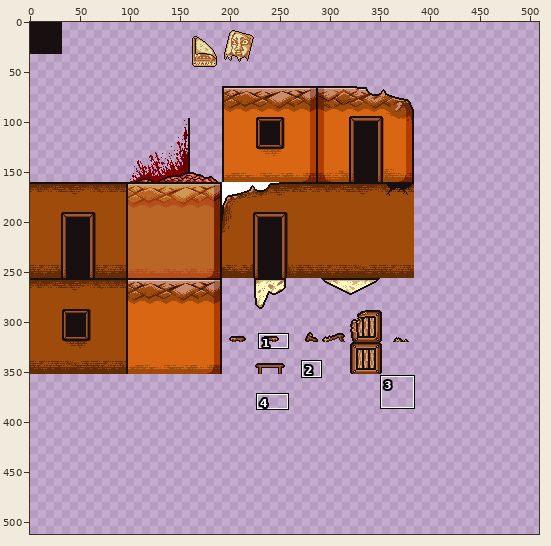
Sprite sheet -- Graphics/Tilesets/Waste Huts.png. The first picture is a wide view before the edit; the outline marks the close-up.
Close-up. Before:
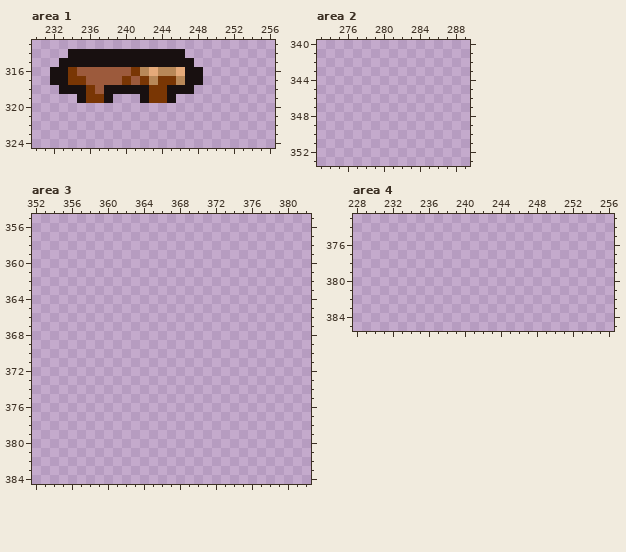
The file is 512x512 pixels. Colours within 5 levels of each other are drawn and written as one. Shown: area 1: x 230..256, y 313..324; area 2: x 273..289, y 340..353; area 3: x 352..382, y 355..384; area 4: x 228..256, y 373..385. The wide view leaves out empty margins. The commit also changed other parts of the picture, which this record leaves out.
And afterwards:
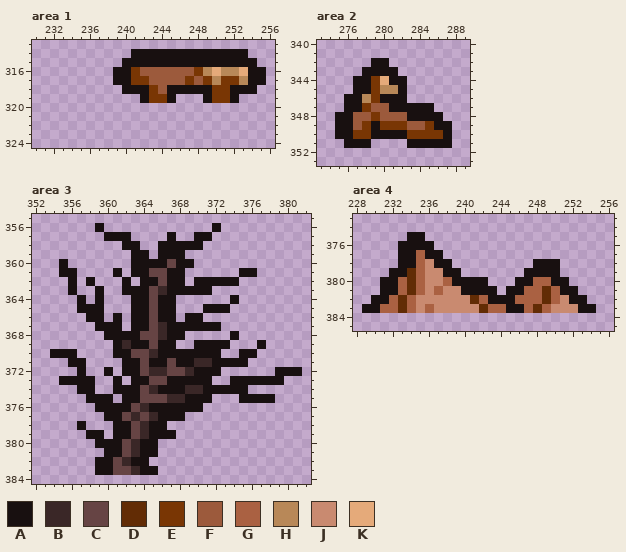
Palette (. is transparent): A #181010  B #3a2727  C #664444  D #622c05  E #793604  F #9c5a3c  G #aa6142  H #b88858  J #c98a70  K #e5aa7a
The exact change:
Area 1:
y 314: x 234..240 AAAAAAA -> .......; x 247..253 ....... -> AAAAAAA
y 315: x 233..239 AAAAAAA -> .......; x 248..254 ....... -> AAAAAAA
y 316: x 232..240 AAEFFFFFF -> .......AA; x 242..255 HKHHKAA....... -> FFFFFFEHKHHKAA
y 317: x 232..241 AAEEFFFFEF -> .......AAE; x 243..255 HEEHAA....... -> FFFFEFEHEEHAA
y 318: x 233..239 AAAEFAA -> .......; x 244 E -> F; x 248..254 ....... -> AAEEAAA
y 319: x 235..238 AEEA -> ....; x 249..252 .... -> AEEA
Area 2:
y 342: x 279..280 .. -> AA
y 343: x 278..281 .... -> AAAA
y 344: x 277..282 ...... -> AAEKAA
y 345: x 277..282 ...... -> AAEHHA
y 346: x 276..282 ....... -> AAHEAAA
y 347: x 276..285 .......... -> AAEFFAAAAA
y 348: x 275..286 ............ -> AAFFEFFFAAAA
y 349: x 275..287 ............. -> AAFEAEEEFFEAA
y 350: x 275..287 ............. -> AAEEAAAAEEEEA
y 351: x 276..278 ... -> AAA; x 283..287 ..... -> AAAAA
Area 3:
y 356: x 359 . -> A; x 372 . -> A
y 357: x 360..362 ... -> AAA; x 367 . -> A; x 370..371 .. -> AA
y 358: x 362..363 .. -> AA; x 366..370 ..... -> AAAAA
y 359: x 363..364 .. -> AA; x 366..368 ... -> AAA
y 360: x 355 . -> A; x 363..369 ....... -> AAAACAA
y 361: x 355..356 .. -> AA; x 361 . -> A; x 363..368 ...... -> AACCAA; x 375..376 .. -> AA
y 362: x 356 . -> A; x 358 . -> A; x 362 . -> A; x 364..368 ..... -> AACAA; x 370..374 ..... -> AAAAA
y 363: x 356 . -> A; x 359 . -> A; x 362..371 .......... -> AAACBAAAAA
y 364: x 357 . -> A; x 359 . -> A; x 363..367 ..... -> AACAA; x 374 . -> A
y 365: x 357..359 ... -> AAA; x 363..367 ..... -> AACAA; x 371..373 ... -> AAA
y 366: x 358..359 .. -> AA; x 361 . -> A; x 363..367 ..... -> AACAA; x 369..370 .. -> AA
y 367: x 359..361 ... -> AAA; x 363..372 .......... -> AACBAAAAAA
y 368: x 360..368 ......... -> AAAACCBAA; x 374 . -> A
y 369: x 361..367 ....... -> ABAACAA; x 370..373 .... -> AAAA; x 377 . -> A
y 370: x 354..356 ... -> AAA; x 361..372 ............ -> AACCBAAAAAAA; x 375..376 .. -> AA
y 371: x 356..357 .. -> AA; x 362..375 .............. -> AACAACAABBAAAA
y 372: x 357 . -> A; x 360 . -> A; x 362..372 ........... -> AACBBCCBAAA; x 379..381 ... -> AAA
y 373: x 355..358 .... -> AAAA; x 361 . -> A; x 363..371 ......... -> AACCAAAAA; x 374..379 ...... -> AAAAAA
y 374: x 357..358 .. -> AA; x 361..375 ............... -> AAACBAAABBAAAAA
y 375: x 358..360 ... -> AAA; x 362..371 .......... -> AACCCBBAAA; x 375..378 .... -> AAAA
y 376: x 359..370 ............ -> AAAACBAAAAAA
y 377: x 360..368 ......... -> AACBCBAAA
y 378: x 357 . -> A; x 361..366 ...... -> AACBAA
y 379: x 358..359 .. -> AA; x 361..367 ....... -> AACBAAA
y 380: x 359..365 ....... -> AAACBAA
y 381: x 360..365 ...... -> AACBAA
y 382: x 359..364 ...... -> AACBAA
y 383: x 359..365 ....... -> AACCBAA
Area 4:
y 375: x 234..235 .. -> AA
y 376: x 233..236 .... -> AAAA
y 377: x 233..237 ..... -> AAGAA
y 378: x 233..238 ...... -> AAGJAA; x 248..250 ... -> AAA
y 379: x 232..239 ........ -> AADGJJAA; x 247..250 .... -> AAAA
y 380: x 231..242 ............ -> AAGDGJJGAAAA; x 246..251 ...... -> AAGGAA
y 381: x 231..243 ............. -> AAGDGJGJJAAAA; x 245..252 ........ -> AAGGDGAA
y 382: x 230..253 ........................ -> AAGDGJJJJJJDGAAAGGGDGJAA
y 383: x 229..254 .......................... -> AAGGDGJGJJJJJDGGAAGDGJJJAA
Changed places in both close-ups, as pixel boxes (x1, y1, x2, y2):
changed: (50, 49, 266, 103)
added: (335, 58, 452, 148)
added: (50, 223, 302, 475)
added: (362, 232, 596, 313)
